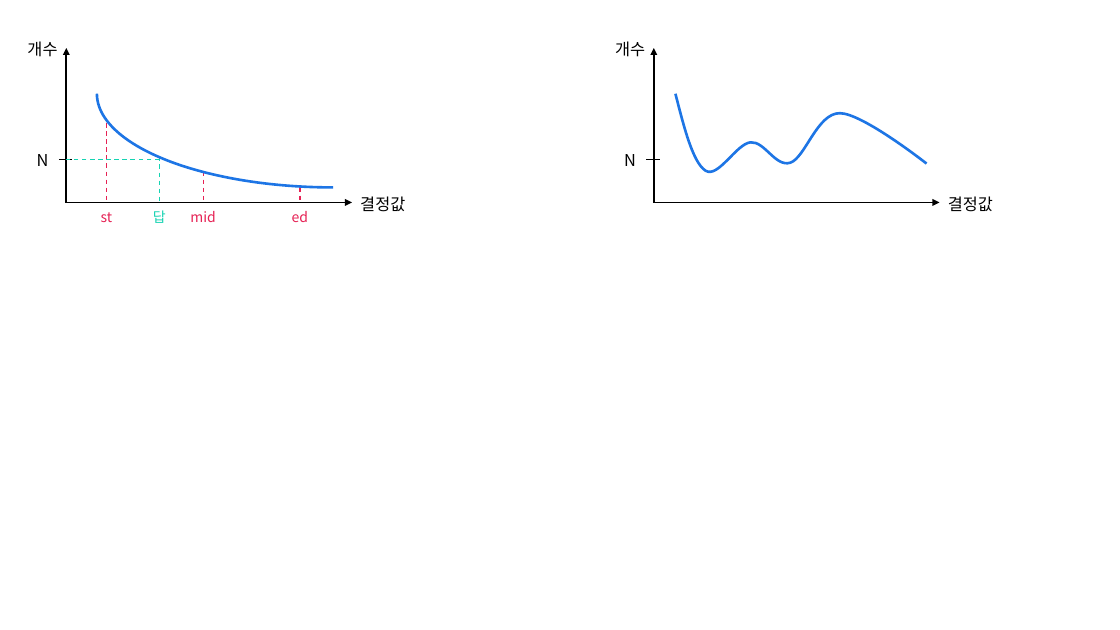
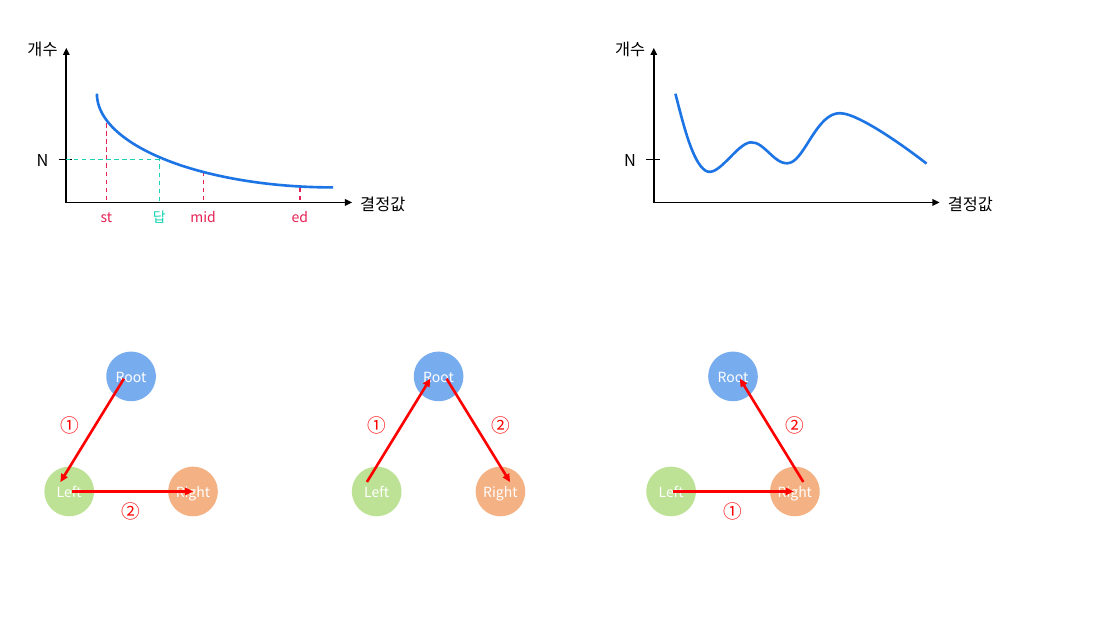
Before and after one commit to siwon-park/Algorithm-DataStructure, a slide deck: slide 22 of 99_PPT이미지/pptx.pptx. Drawn at 1120x630 pixels with LibreOffice and Linux fonts; fonts in the diff are those of the drawing. Boxes give left, top, right and bottom in pixels: in the first picture for what was removed or moved away, otherwise in the second. Text is boxed around its words. In the diff, an @@ line names an element or a change of style, - is before the commit and + after.

```diff
--- a/99_PPT이미지/pptx.pptx
+++ b/99_PPT이미지/pptx.pptx
@@ ellipse added at bbox=[107, 352, 156, 402], fill #1D75E5 at 60% opacity, 12 pt, text #FFFFFF @@
+Root
@@ ellipse added at bbox=[414, 352, 464, 402], fill #1D75E5 at 60% opacity, 12 pt, text #FFFFFF @@
+Root
@@ ellipse added at bbox=[708, 352, 758, 402], fill #1D75E5 at 60% opacity, 12 pt, text #FFFFFF @@
+Root
@@ arrow added from (124, 379) to (60, 482), #FF0000 2.25 pt @@
@@ arrow added from (367, 482) to (430, 379), #FF0000 2.25 pt @@
@@ arrow added from (447, 379) to (510, 482), #FF0000 2.25 pt @@
@@ arrow added from (803, 482) to (740, 379), #FF0000 2.25 pt @@
@@ text added at bbox=[60, 416, 79, 434], 16 pt, text #FF0000 @@
+①
@@ text added at bbox=[367, 416, 386, 434], 16 pt, text #FF0000 @@
+①
@@ text added at bbox=[491, 416, 510, 434], 16 pt, text #FF0000 @@
+②
@@ text added at bbox=[786, 416, 805, 434], 16 pt, text #FF0000 @@
+②
@@ ellipse added at bbox=[45, 467, 94, 517], fill #92D050 at 60% opacity, 12 pt, text #FFFFFF @@
+Left
@@ ellipse added at bbox=[168, 467, 218, 517], fill #ED7D31 at 60% opacity, 12 pt, text #FFFFFF @@
+Right
@@ ellipse added at bbox=[352, 467, 402, 517], fill #92D050 at 60% opacity, 12 pt, text #FFFFFF @@
+Left
@@ ellipse added at bbox=[476, 467, 525, 517], fill #ED7D31 at 60% opacity, 12 pt, text #FFFFFF @@
+Right
@@ ellipse added at bbox=[646, 467, 696, 517], fill #92D050 at 60% opacity, 12 pt, text #FFFFFF @@
+Left
@@ ellipse added at bbox=[770, 467, 820, 517], fill #ED7D31 at 60% opacity, 12 pt, text #FFFFFF @@
+Right
@@ arrow added from (72, 492) to (193, 492), #FF0000 2.25 pt @@
@@ text added at bbox=[122, 502, 141, 520], 16 pt, text #FF0000 @@
+②
@@ arrow added from (673, 492) to (794, 492), #FF0000 2.25 pt @@
@@ text added at bbox=[724, 502, 743, 520], 16 pt, text #FF0000 @@
+①
```
Also in this commit, not shown: 1 other file.
